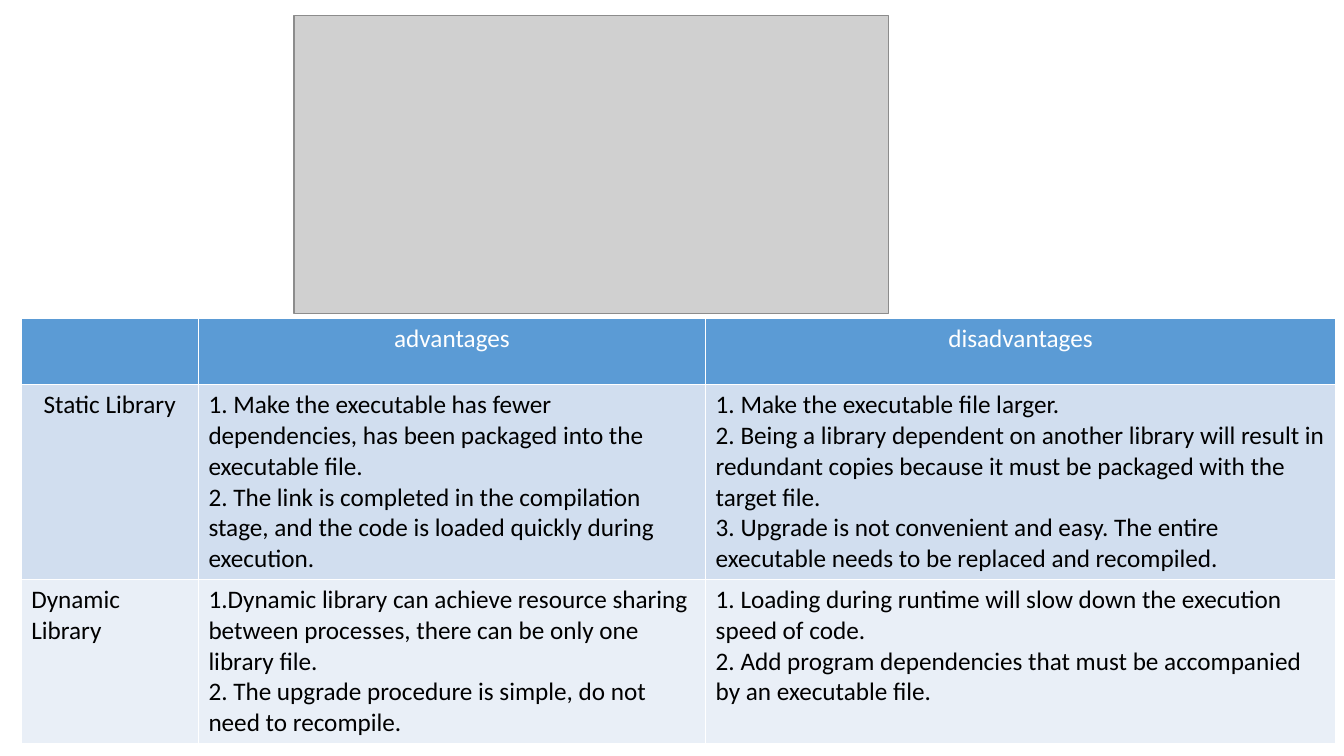
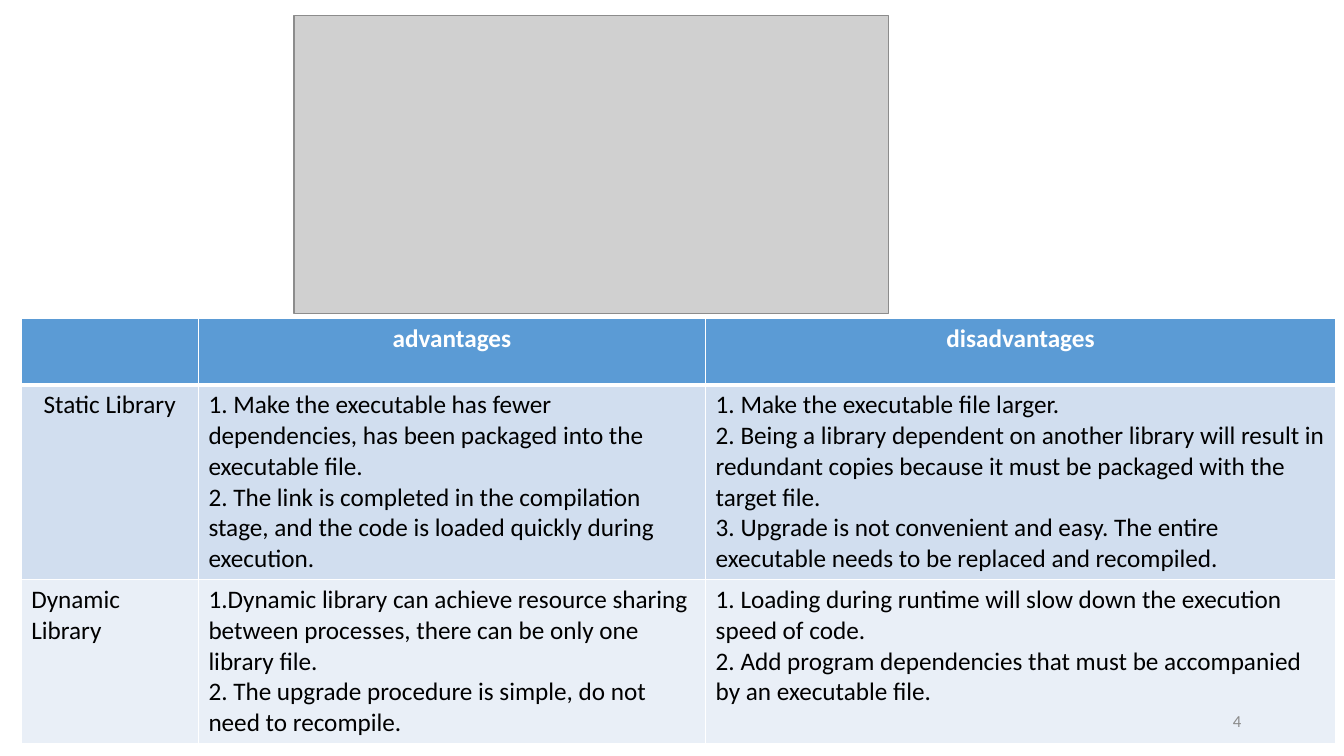
Before and after one commit to ShiqiYu/CPP, a slide deck: slide 4 of week06/Lab06.pptx (slide 3 before the commit). Drawn at 1344x756 pixels with LibreOffice and Linux fonts; fonts in the diff are those of the drawing; grey boxes stand for pictures; background and template pictures are left out. Boxes give left, top, right and bottom in pixels: in the first picture for what was removed or moved away, otherwise in the second. Text is boxed around its words. In the diff, an @@ line names an element or a change of style, - is before the commit and + after.

```diff
--- a/week06/Lab06.pptx
+++ b/week06/Lab06.pptx
@@ table at <box>21,319,1336,741</box> @@
@@ bold on in "advantages", "disadvantages" @@
@@ page number added at <box>1233,716,1241,727</box>, 12 pt, text #8C8C8C @@
+4
```
Also in this commit, not shown: 18 other slides changed, 6 slides added, 3 other files.
